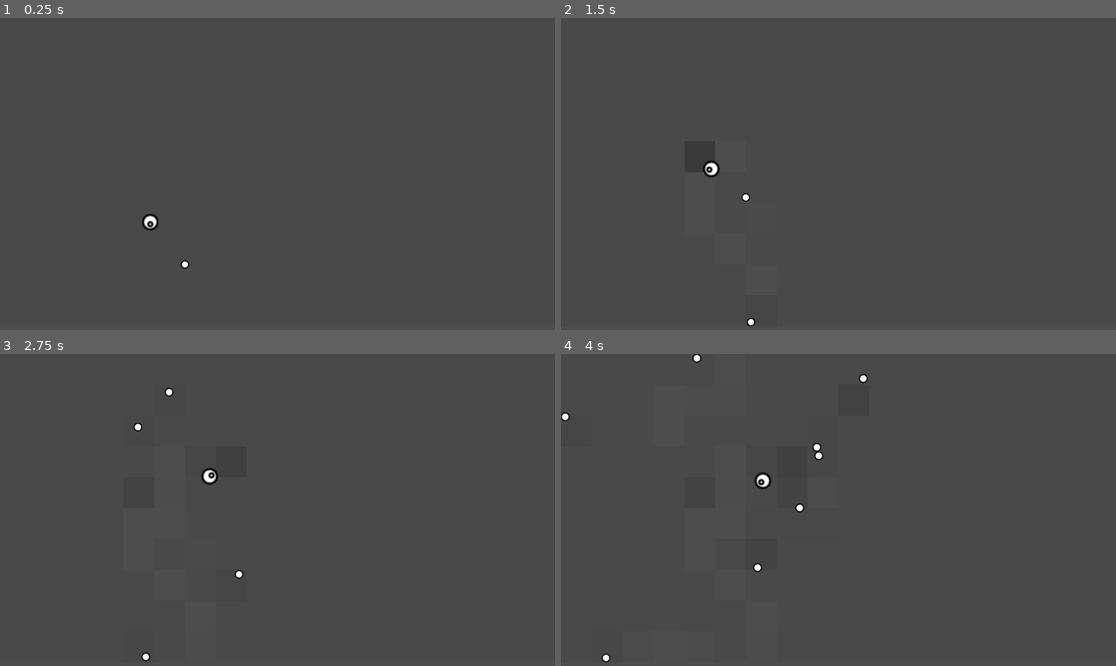
Above: before the commit, frames 1-4 (two rows, left to right).
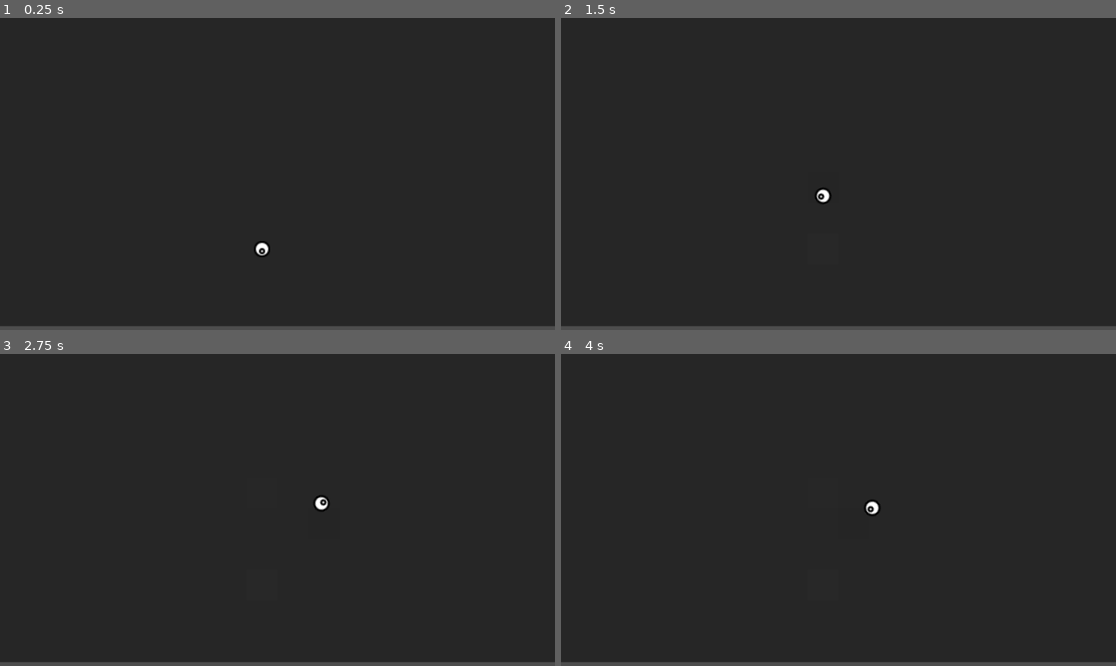
Above: after the commit, the same moments.

Repository: hevesg/bacteria
Game: Godot game, scene res://scenes/game/game.tscn
Same seed, same stepped clock (60 frames per second), same inputs: the game is played once before the commit and once after it.
Inputs:
- Up to frame 1 (0.25 s): no input
- Up to frame 2 (1.5 s): tap Enter at 0.5 s
- Up to frame 3 (2.75 s): no input
- Up to frame 4 (4 s): no input

The runs differ from the first frame. In frame 1, 99% of the frame differs, in the area x 0-100%, y 0-99%; in frame 2, 98%; in frame 3, 99%; in frame 4, 98%.

Commit message:
refactor globals and fine tune

Diff:
--- a/scenes/algae/algae.gd
+++ b/scenes/algae/algae.gd
@@ -1,20 +1,20 @@
+@tool
 class_name Algae extends Organism
 
-const ALGAE_SCENE: PackedScene = preload("res://scenes/algae/algae.tscn")
-
-var split_energy: int = 2 * 10e3
+var split_energy: int = 2 * Globals.HUNDRED_THOUSAND
 
 func _process(delta: float) -> void:
 	if isAlive():
-		energy += _suckEnergy(delta * 10e3)
-		energy -= delta * 10e2
+		energy += _suckEnergy(int(delta * Globals.TEN_THOUSAND))
+		energy -= int(delta * Globals.THOUSAND)
 		if energy >= split_energy:
-			split(ALGAE_SCENE)
+			var algae_scene = load("res://scenes/algae/algae.tscn")
+			split(algae_scene)
 		if energy <= 0:
 			die()
 	else:
 		if _cumulative_energy > 0:
-			_cumulative_energy -= _rot(delta * 10e2)
+			_cumulative_energy -= _rot(int(delta * Globals.TEN_THOUSAND))
 		else:
 			queue_free()
 
--- a/scenes/dish_area/dish_area.gd
+++ b/scenes/dish_area/dish_area.gd
@@ -13,7 +13,8 @@
 				1.0,
 				1.0,
 				1.0,
-				energy / 10e5)
+				float(energy) / Globals.MILLION
+			)
 
 func transfer_energy_to(amount: int, area: DishArea) -> void:
 	amount = clampi(amount, 0, energy)
--- a/scenes/game/game.tscn
+++ b/scenes/game/game.tscn
@@ -9,21 +9,23 @@
 [node name="PetriDish" parent="." instance=ExtResource("2_7h61r")]
 position = Vector2(576, 320)
 size = Vector2i(18, 10)
-initial_energy_per_area = 50000
+initial_energy_per_area = 500000
 
 [node name="Herbivore" parent="." instance=ExtResource("1_sul5r")]
-position = Vector2(312, 424)
+position = Vector2(544, 480)
 mass = 10.0
 gravity_scale = 0.0
 linear_damp = 1.0
-energy = 100000
+energy = 1000000
 
 [node name="Algae" parent="." instance=ExtResource("3_0sr1o")]
-position = Vector2(384, 512)
-energy = 10000
+position = Vector2(288, 480)
 
 [node name="Algae2" parent="." instance=ExtResource("3_0sr1o")]
-position = Vector2(960, 256)
+position = Vector2(864, 544)
 
 [node name="Algae3" parent="." instance=ExtResource("3_0sr1o")]
-position = Vector2(192, 256)
+position = Vector2(96, 160)
+
+[node name="Algae4" parent="." instance=ExtResource("3_0sr1o")]
+position = Vector2(1056, 224)
--- a/scenes/globals.gd
+++ b/scenes/globals.gd
@@ -1,7 +1,21 @@
 extends Node
 
-const ENERGY_PER_SIZE: int = int(10e3)
-const ENERGY_TRANSFER_AMOUNT: int = int(10e1)
+const ONE: int = int(1)
+const TEN: int = int(10)
+const HUNDRED: int = int(100)
+const THOUSAND: int = int(1_000)
+const TEN_THOUSAND: int = int(10_000)
+const HUNDRED_THOUSAND: int = int(100_000)
+const MILLION: int = int(1_000_000)
+const TEN_MILLION: int = int(10_000_000)
+const HUNDRED_MILLION: int = int(100_000_000)
+const BILLION: int = int(1_000_000_000)
+const TEN_BILLION: int = int(10_000_000_000)
+const HUNDRED_BILLION: int = int(100_000_000_000)
+const TRILLION: int = int(1_000_000_000_000)
+
+const ENERGY_PER_SIZE: int = HUNDRED_THOUSAND
+const ENERGY_TRANSFER_AMOUNT: int = TEN
 
 const AREA_SIZE: float = 64.0
 const HALF_AREA_SIZE: float = AREA_SIZE / 2
--- a/scenes/organism.gd
+++ b/scenes/organism.gd
@@ -1,3 +1,4 @@
+@tool
 class_name Organism extends Particle
 
 var _alive: bool = true:
@@ -20,20 +21,19 @@
 	apply_torque_impulse(torque_strength)
 
 func split(scene: PackedScene) -> void:
-	half()
 	var new_organism = scene.instantiate()
 	new_organism.position.x = position.x + 10.0
 	new_organism.position.y = position.y + 10.0
 	new_organism.rotation = rotation - PI
-	new_organism.energy = energy
+	new_organism.energy = half()
 	get_parent().add_child(new_organism)
 	new_organism.jet(
-		10e2 * new_organism.mass,
-		randf_range(-10e2, 10e2) * new_organism.mass
+		Globals.HUNDRED * new_organism.mass,
+		randf_range(-Globals.HUNDRED, Globals.HUNDRED) * new_organism.mass
 	)
 	jet(
-		10e2 * mass,
-		randf_range(-10e2, 10e2) * mass
+		Globals.HUNDRED * mass,
+		randf_range(-Globals.HUNDRED, Globals.HUNDRED) * mass
 	)
 
 func _rot(amount: int) -> int:
--- a/scenes/particle.gd
+++ b/scenes/particle.gd
@@ -10,9 +10,9 @@
 var _cumulative_energy: int = 0
 
 @export_range(
-	Globals.ENERGY_PER_SIZE,
-	Globals.ENERGY_PER_SIZE * 10e2,
-	Globals.ENERGY_PER_SIZE
+	Globals.HUNDRED_THOUSAND,
+	Globals.MILLION,
+	Globals.HUNDRED_THOUSAND
 )
 var energy: int = 0:
 	set(value):
@@ -33,16 +33,19 @@
 var current_area: DishArea = null:
 	set(value):
 		if current_area:
-			var force: int = int(linear_velocity.length() * mass)
 			current_area.transfer_energy_to(
-				force * Globals.ENERGY_TRANSFER_AMOUNT,
+				int(getForce() * Globals.ENERGY_TRANSFER_AMOUNT),
 				value
 			)
 		current_area = value
+func getForce() -> float:
+	return linear_velocity.length() * mass
 
-func half() -> void:
-	energy = energy / 2
+func half() -> int:
+	var amount: int = int(energy / 2.0)
+	energy -= amount
 	_setMass(float(energy) / Globals.ENERGY_PER_SIZE)
+	return amount
 
 func _ready() -> void:
 	energy = energy
--- a/scenes/petri_dish/petri_dish.gd
+++ b/scenes/petri_dish/petri_dish.gd
@@ -19,8 +19,17 @@
 		_update_walls()
 		_update_areas()
 
-@export_range(10e3, 10e4, 10e3)
-var initial_energy_per_area: int = 10e5
+@export_range(
+	Globals.HUNDRED_THOUSAND,
+	Globals.MILLION,
+	Globals.HUNDRED_THOUSAND
+)
+var initial_energy_per_area: int = Globals.HUNDRED_THOUSAND:
+	set(value):
+		initial_energy_per_area = clampi(value, Globals.HUNDRED_THOUSAND, Globals.MILLION)
+		if areas:
+			for child in areas.get_children():
+				child.energy = initial_energy_per_area
 
 func _ready() -> void:
 	size = size
